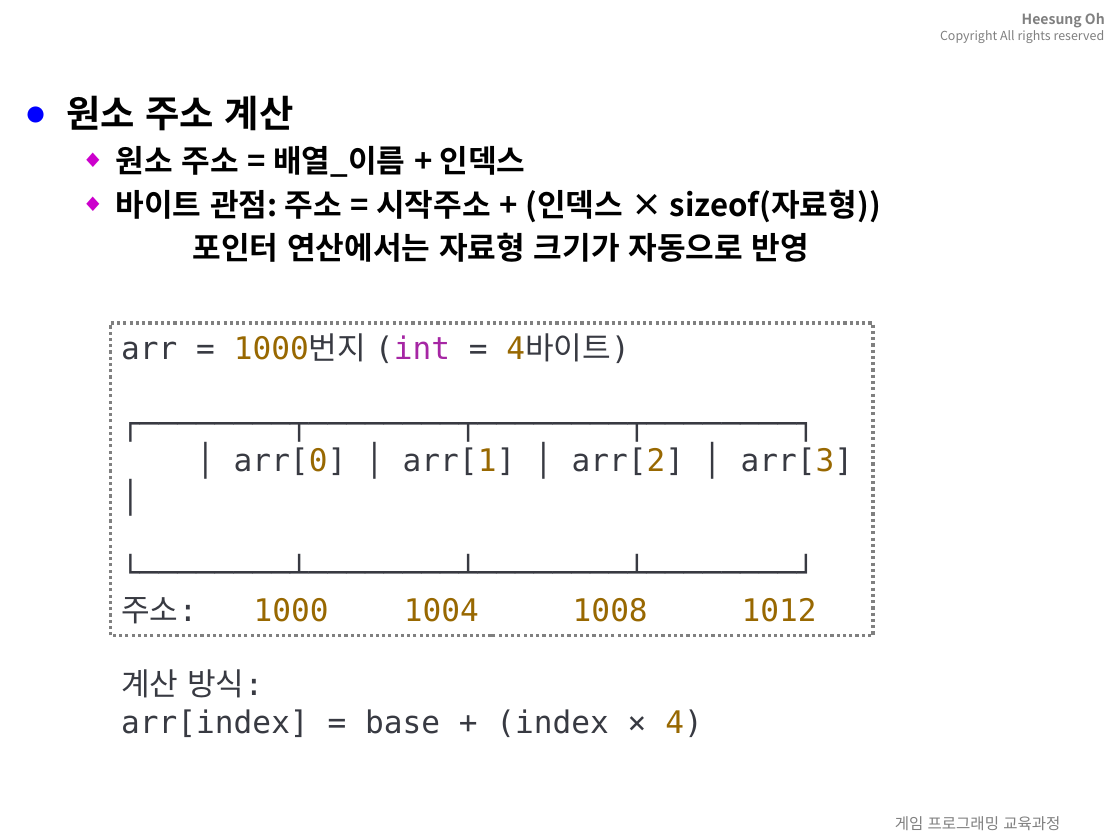
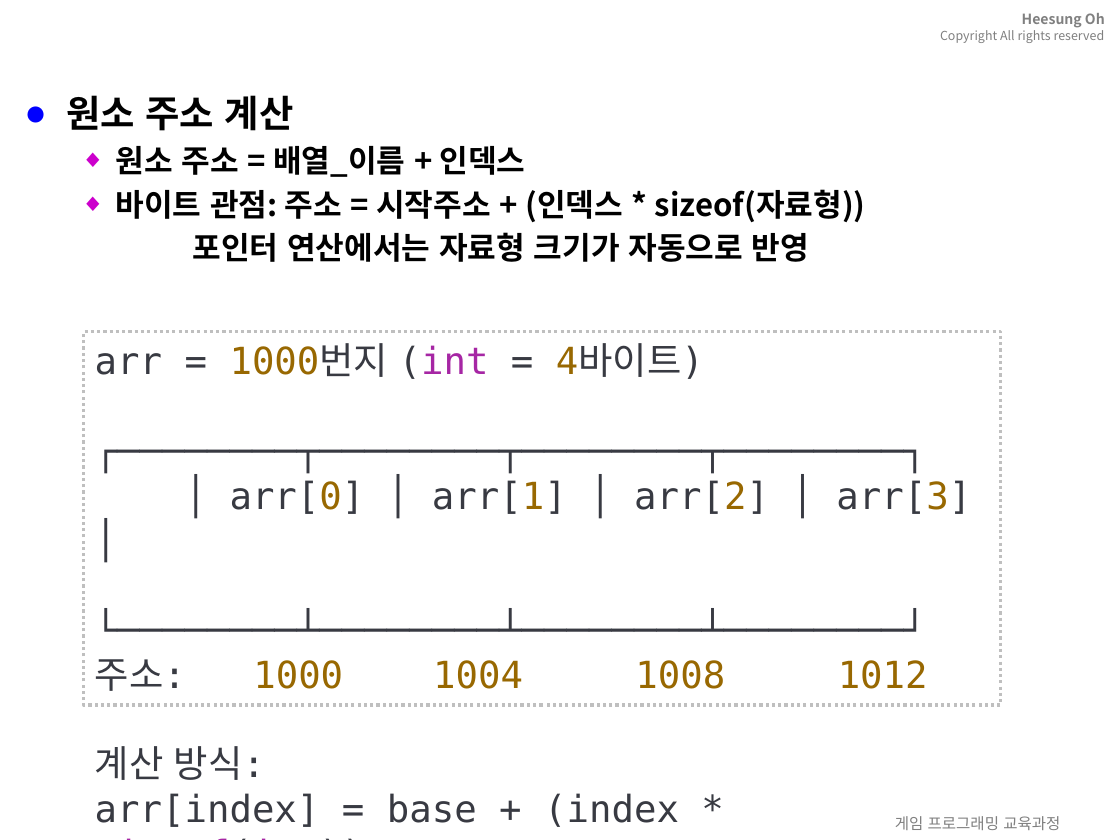
Before and after one commit to 3dapi/bs01_c, a slide deck: slide 4 of ppt/08.C언어-배열과문자열.pptx. Drawn at 1120x840 pixels with LibreOffice and Linux fonts; fonts in the diff are those of the drawing; background and template pictures are left out. Boxes give left, top, right and bottom in pixels: in the first picture for what was removed or moved away, otherwise in the second. Text is boxed around its words. In the diff, an @@ line names an element or a change of style, - is before the commit and + after.

```diff
--- a/ppt/08.C언어-배열과문자열.pptx
+++ b/ppt/08.C언어-배열과문자열.pptx
@@ text at (115,189,866,222): text changed @@
-  ◆ 바이트 관점: 주소 = 시작주소 + (인덱스 × sizeof(자료형))
+  ◆ 바이트 관점: 주소 = 시작주소 + (인덱스 * sizeof(자료형))
@@ rectangle "arr = 1000번지 (int = ...": place and size @@
-rectangle "arr = 1000번지 (int = ..." at (110,323,872,635)
+rectangle "arr = 1000번지 (int = ..." at (84,332,1001,704)
@@ rectangle "arr = 1000번지 (int = ..." at (84,332,1001,704): outline #808080 2 pt dashed to #BFBFBF 2 pt dashed @@
@@ text in rectangle at (95,344,971,827): text changed; size 20 to 24 pt @@
-arr = 1000번지 (int = 4바이트)
-┌────────┬────────┬────────┬────────┐
-│ arr[0] │ arr[1] │ arr[2] │ arr[3] │
-└────────┴────────┴────────┴────────┘
-주소: 1000 1004 1008 1012
-계산 방식:
-arr[index] = base + (index × 4)
+arr = 1000번지 (int = 4바이트)
+┌────────┬────────┬────────┬────────┐
+│ arr[0] │ arr[1] │ arr[2] │ arr[3] │
+└────────┴────────┴────────┴────────┘
+주소: 1000 1004 1008 1012
+계산 방식:
+arr[index] = base + (index * sizeof(int))
```
Also in this commit, not shown: 3 other slides changed, 1 slide added, 54 other files.
